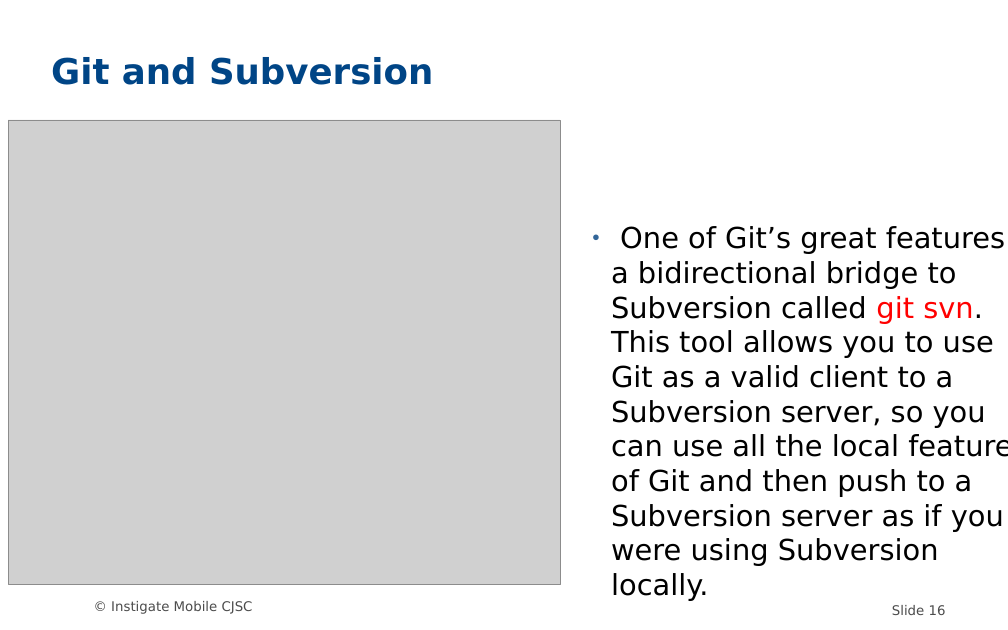
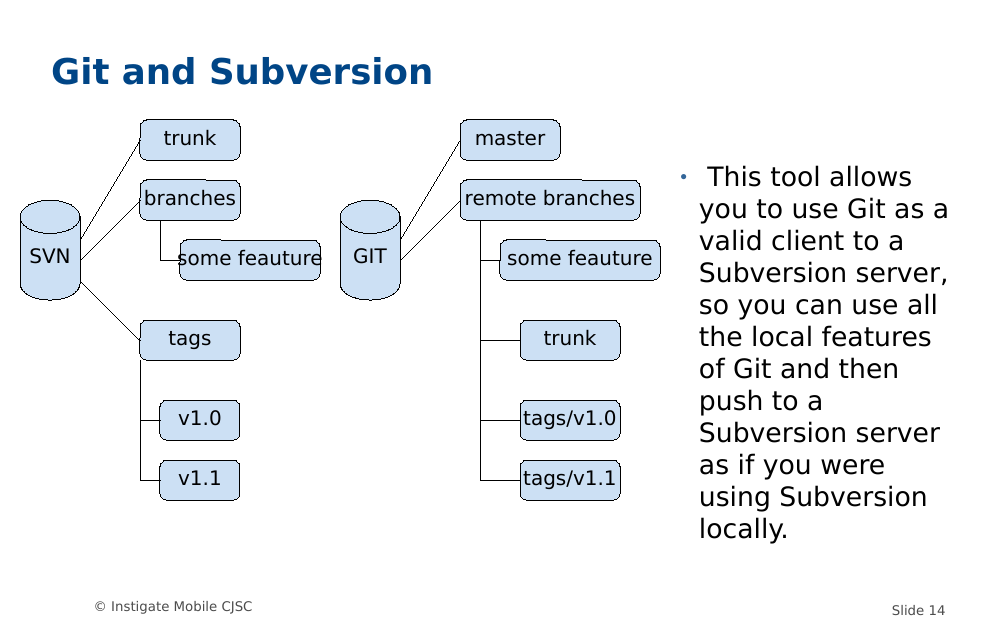
Before and after one commit to MariamP/myRepo, a slide deck: slide 14 of GIT.odp (slide 16 before the commit). Drawn at 1008x630 pixels with LibreOffice and Linux fonts; fonts in the diff are those of the drawing; grey boxes stand for pictures; background and template pictures are left out. Boxes give left, top, right and bottom in pixels: in the first picture for what was removed or moved away, otherwise in the second. Text is boxed around its words. In the diff, an @@ line names an element or a change of style, - is before the commit and + after.

```diff
--- a/GIT.odp
+++ b/GIT.odp
@@ picture removed at box(8, 120, 560, 584) @@
@@ line added from (80, 240) to (140, 140), #000000 0 pt @@
@@ rounded rectangle added at box(140, 120, 240, 160), fill #0066CC at 20% opacity, outline #000000 0 pt, 18 pt, text #000000 @@
+trunk
@@ line added from (400, 240) to (460, 140), #000000 0 pt @@
@@ rounded rectangle added at box(460, 120, 560, 160), fill #0066CC at 20% opacity, outline #000000 0 pt, 18 pt, text #000000 @@
+master
@@ subtitle at box(699, 165, 949, 544): text changed; size 26 to 24 pt @@
-● One of Git’s great features is a bidirectional bridge to Subversion called git svn. This tool allows you to use Git as a valid client to a Subversion server, so you can use all the local features of Git and then push to a Subversion server as if you were using Subversion locally.
+● This tool allows you to use Git as a valid client to a Subversion server, so you can use all the local features of Git and then push to a Subversion server as if you were using Subversion locally.
@@ cylinder added at box(20, 200, 80, 300), fill #0066CC at 20% opacity, outline #000000 0 pt, 18 pt, text #000000 @@
+SVN
@@ line added from (80, 260) to (140, 200), #000000 0 pt @@
@@ rounded rectangle added at box(140, 180, 240, 220), fill #0066CC at 20% opacity, outline #000000 0 pt, 18 pt, text #000000 @@
+branches
@@ cylinder added at box(340, 200, 400, 300), fill #0066CC at 20% opacity, outline #000000 0 pt, 18 pt, text #000000 @@
+GIT
@@ line added from (400, 260) to (460, 200), #000000 0 pt @@
@@ rounded rectangle added at box(460, 180, 640, 220), fill #0066CC at 20% opacity, outline #000000 0 pt, 18 pt, text #000000 @@
+remote branches
@@ line added from (160, 220) to (160, 260), #000000 0 pt @@
@@ line added from (480, 220) to (480, 480), #000000 0 pt @@
@@ line added from (160, 260) to (180, 260), #000000 0 pt @@
@@ rounded rectangle added at box(180, 240, 320, 280), fill #0066CC at 20% opacity, outline #000000 0 pt, 18 pt, text #000000 @@
+some feauture
@@ line added from (480, 260) to (500, 260), #000000 0 pt @@
@@ rounded rectangle added at box(500, 240, 660, 280), fill #0066CC at 20% opacity, outline #000000 0 pt, 18 pt, text #000000 @@
+some feauture
@@ line added from (80, 280) to (140, 340), #000000 0 pt @@
@@ rounded rectangle added at box(140, 320, 240, 360), fill #0066CC at 20% opacity, outline #000000 0 pt, 18 pt, text #000000 @@
+tags
@@ rounded rectangle added at box(520, 320, 620, 360), fill #0066CC at 20% opacity, outline #000000 0 pt, 18 pt, text #000000 @@
+trunk
@@ line added from (520, 340) to (480, 340), #000000 0 pt @@
@@ line added from (140, 360) to (140, 480), #000000 0 pt @@
@@ rounded rectangle added at box(160, 400, 240, 440), fill #0066CC at 20% opacity, outline #000000 0 pt, 18 pt, text #000000 @@
+v1.0
@@ rounded rectangle added at box(520, 400, 620, 440), fill #0066CC at 20% opacity, outline #000000 0 pt, 18 pt, text #000000 @@
+tags/v1.0
@@ line added from (160, 420) to (140, 420), #000000 0 pt @@
@@ line added from (520, 420) to (480, 420), #000000 0 pt @@
@@ rounded rectangle added at box(160, 460, 240, 500), fill #0066CC at 20% opacity, outline #000000 0 pt, 18 pt, text #000000 @@
+v1.1
@@ rounded rectangle added at box(520, 460, 620, 500), fill #0066CC at 20% opacity, outline #000000 0 pt, 18 pt, text #000000 @@
+tags/v1.1
@@ line added from (140, 480) to (160, 480), #000000 0 pt @@
@@ line added from (480, 480) to (520, 480), #000000 0 pt @@
@@ page number at box(892, 605, 946, 615): text changed @@
-Slide 16
+Slide 14
```
Also in this commit, not shown: 10 other slides changed, 2 slides added, 4 slides removed.
